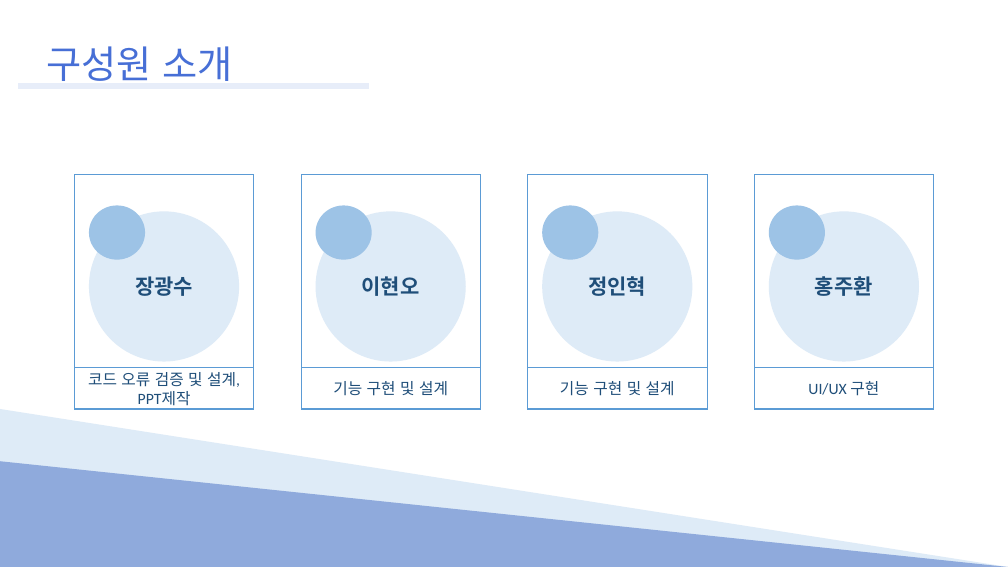
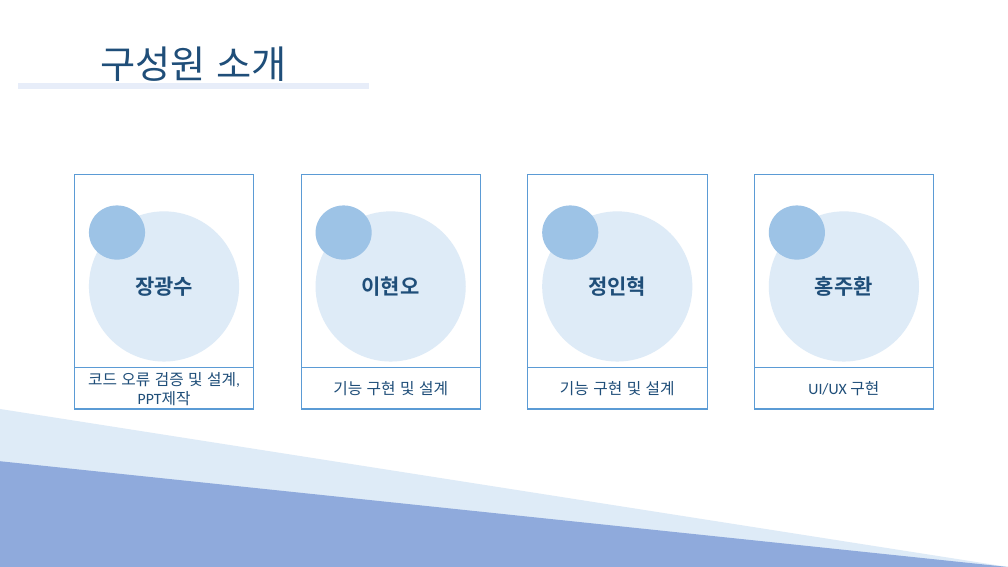
Before and after one commit to Hyno2/C-project, a slide deck: slide 6 of PPT/System.pptx (slide 11 before the commit). Drawn at 1008x567 pixels with LibreOffice and Linux fonts; fonts in the diff are those of the drawing. Boxes give left, top, right and bottom in pixels: in the first picture for what was removed or moved away, otherwise in the second. Text is boxed around its words. In the diff, an @@ line names an element or a change of style, - is before the commit and + after.

```diff
--- a/PPT/System.pptx
+++ b/PPT/System.pptx
@@ text "구성원 소개" at (100, 46, 286, 81): text colour #476FD6 to #1F4E79; alignment left to centre @@
```
Also in this commit, not shown: 8 other slides changed, 3 slides added, 15 slides removed.
